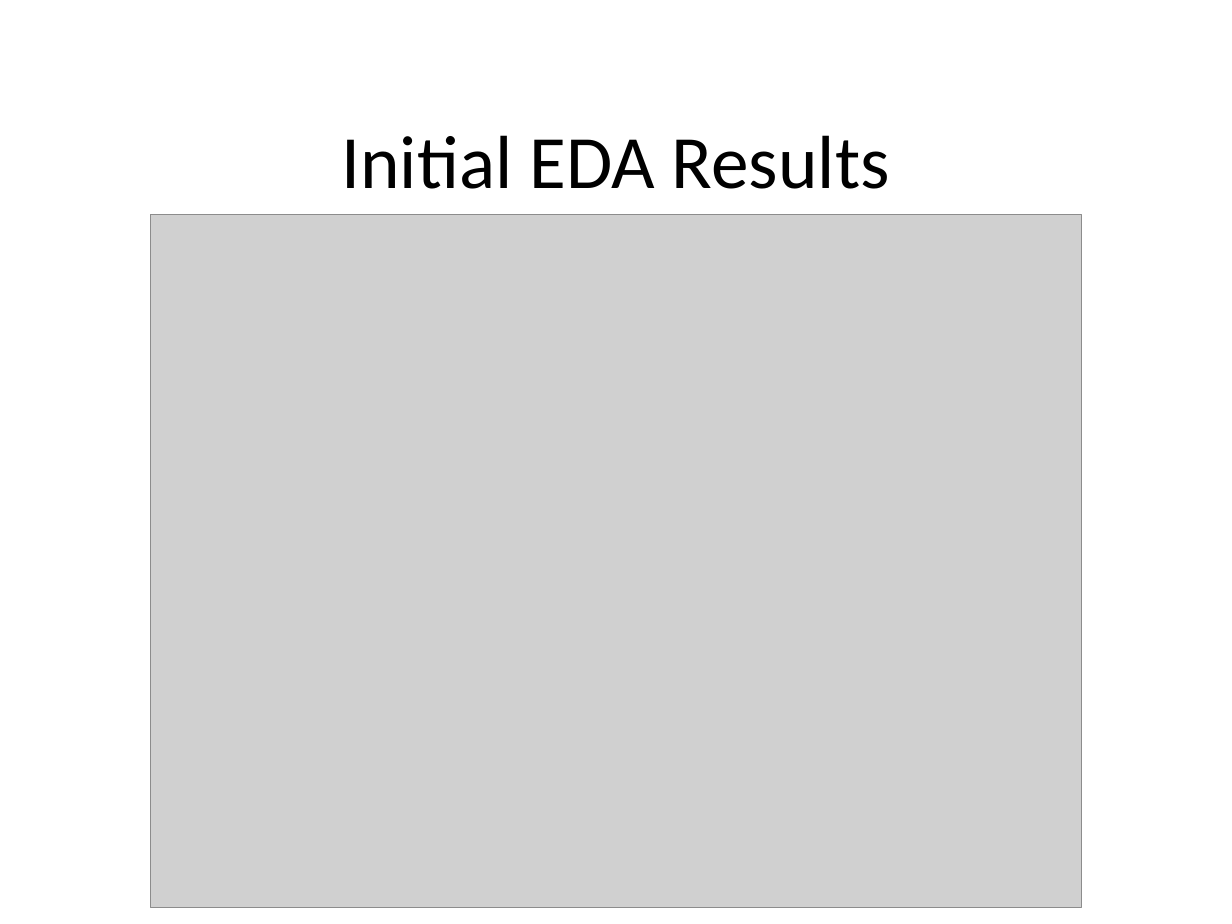
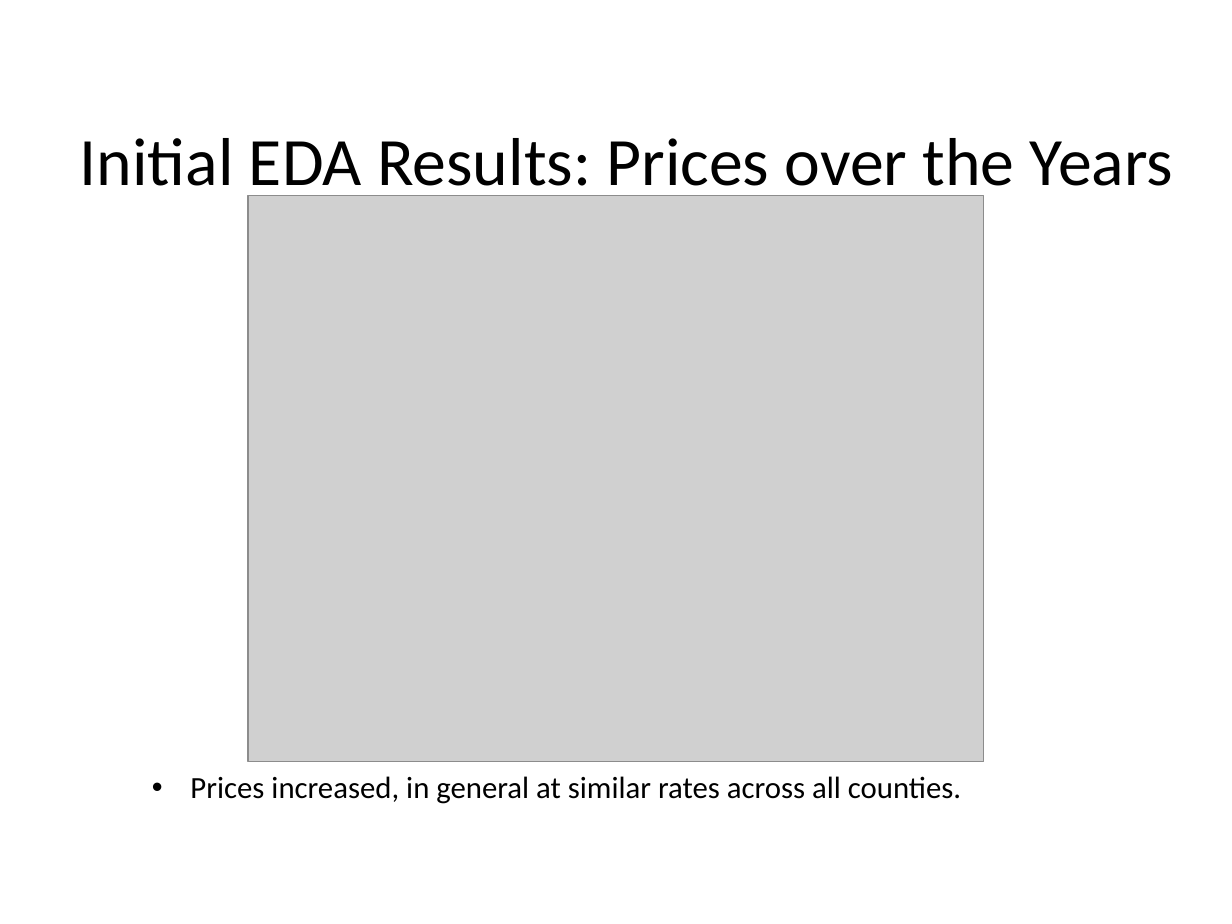
Before and after one commit to DATA-606-SPRING-2022/Zach_DATA606, a slide deck: slide 8 of Presentations/EDA_Presentation.pptx. Drawn at 1232x924 pixels with LibreOffice and Linux fonts; fonts in the diff are those of the drawing; grey boxes stand for pictures; background and template pictures are left out. Boxes give left, top, right and bottom in pixels: in the first picture for what was removed or moved away, otherwise in the second. Text is boxed around its words. In the diff, an @@ line names an element or a change of style, - is before the commit and + after.

```diff
--- a/Presentations/EDA_Presentation.pptx
+++ b/Presentations/EDA_Presentation.pptx
@@ title at <box>80,138,1173,202</box>: text changed; size 44 to 39.6 pt @@
-Initial EDA Results
+Initial EDA Results: Prices over the Years
@@ picture: place and size @@
-picture at <box>150,214,1082,908</box>
+picture at <box>248,196,983,763</box>
@@ text added at <box>190,776,961,804</box>, 18 pt, text #000000 @@
+• Prices increased, in general at similar rates across all counties.
```
Also in this commit, not shown: 3 other slides changed, 4 slides added, 4 other files.
